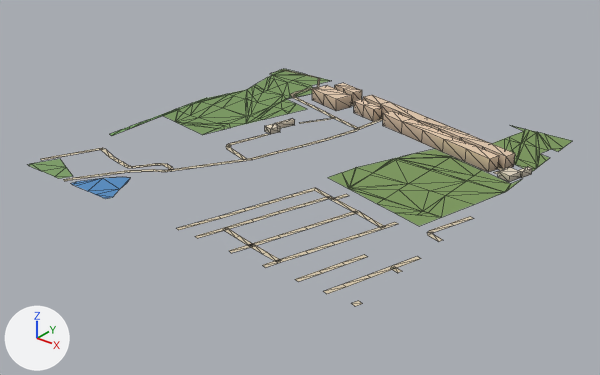
One commit to the glTF model public/assets/bengaluru-region-v1/tiles/t31_-20-l0.glb: the scene before it, then after it.
Camera for both pictures: a 50 mm camera at (16357.0, -10527.0, 428.0) aimed at (15756.0, -9775.0, -38.0). Arrows for +X, +Y and +Z are at lower left; the lights stay in place. The older version comes first. Mesh edges are drawn as thin lines. Vertices at exactly the same position are counted once.

The scene before the commit, as lines of its bpy script (objects in view):
```python
me_building = bpy.data.meshes.new('building')
me_building.from_pydata(...)  # 124 vertices, 159 faces; spans x 130.0..502.0, y 267.0..462.0, z 0.0..18.0
me_building.materials.append(mat_building)
me_ground = bpy.data.meshes.new('ground')
me_ground.from_pydata(...)  # 518 vertices, 566 faces; spans x -3.0..503.0, y -1.0..500.0, z 1.0
me_ground.materials.append(mat_ground)
# before: 416 (70.0, 1.0, 1.0) at pixel (63, 179), 417 (76.0, -1.0, 1.0) at pixel (64, 181), 442 (-3.0, 21.0, 1.0) at pixel (40, 158), 443 (3.0, 19.0, 1.0) at pixel (41, 160), 444 (13.0, 55.0, 1.0) at pixel (69, 153)
# before: 445 (18.0, 53.0, 1.0) at pixel (70, 155)
# before: 482 (156.0, 204.0, 1.0) at pixel (231, 145), 483 (150.0, 206.0, 1.0) at pixel (228, 143)
me_water = bpy.data.meshes.new('water')
me_water.from_pydata(...)  # 14 vertices, 12 faces; spans x 85.2..153.0, y 0.0..55.9, z 0.5
me_water.materials.append(mat_water)
ob_building = bpy.data.objects.new('building', me_building)
ob_building.location = (15500.0, -10000.0, 0.0)
ob_ground = bpy.data.objects.new('ground', me_ground)
ob_ground.location = (15500.0, -10000.0, 0.0)
ob_water = bpy.data.objects.new('water', me_water)
ob_water.location = (15500.0, -10000.0, 0.0)
```
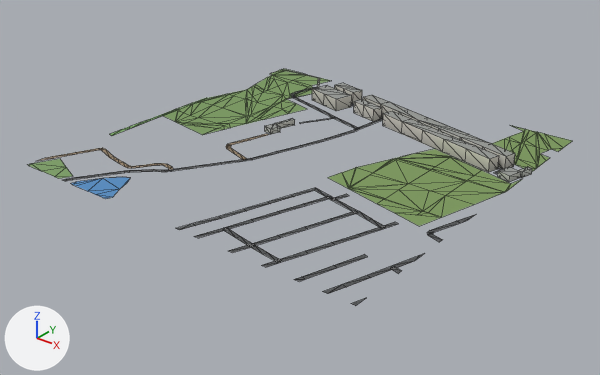
What differs and where, as boxes [x1, y1, x2, y2] in the pictures (600 x 375 px; the box of a moved part takes in the faces that stretch with it):
part 1 of me_building, recoloured (beige to light grey)
    both: [265, 83, 532, 180]
part 2 of me_ground, rebuilt
    before: [351, 301, 362, 306]
    after: [351, 298, 365, 306]
part 3 of me_ground, moved or reshaped
    before: [177, 216, 473, 294]
    after: [176, 214, 476, 294]
part 4 of me_ground, reshaped
    before: [41, 148, 99, 181]
    after: [38, 148, 99, 181]
part 5 of me_ground, moved or reshaped
    both: [227, 139, 249, 146]
part 6 of me_ground, recoloured
    both: [63, 77, 503, 289]

The change, as a list of edits to the scene's bpy script:
```text
Change me_building:
    used by ob_building; location = (15500.0, -10000.0, 0.0)
    remove me_building.from_pydata(...)  # 124 vertices, 159 faces; spans x 130.0..502.0, y 267.0..462.0, z 0.0..18.0
    add me_building.from_pydata(...)  # 124 vertices, 194 faces; spans x 130.0..502.0, y 267.0..462.0, z 0.0..18.0
    me_building part 1: 159 kept faces spanning x 130.0..502.0, y 267.0..462.0, z 0.0..18.0 get new vertex colours; the middle colour goes from beige #cdb69e to light grey #c0bdb4
    edits to the shape of me_building do not show in these pictures
Change me_ground:
    used by ob_ground; location = (15500.0, -10000.0, 0.0)
    verts and faces of me_ground; kept vertices keep their numbers, new ones are numbered from 518
    remove me_ground.from_pydata(...)  # 518 vertices, 566 faces; spans x -3.0..503.0, y -1.0..500.0, z 1.0
    add me_ground.from_pydata(...)  # 521 vertices, 569 faces; spans x 0.0..500.0, y 0.0..500.0, z 1.0
    me_ground part 2: the loose piece of 4 vertices spanning x 495.0..503.0, y -1.0..9.0, z 1.0 is rebuilt with 3 vertices and now spans x 494.0..500.0, y 0.0..18.0, z 1.0
    me_ground part 3
    16 vertices are removed from x 265.0..503.0, y -1.0..222.0, z 1.0
    16 faces are deleted
    3 vertices in x 293.0..428.0, y 1.0, z 1.0 move by (0.0, -1.0, 0.0)
    3 vertices in x 299.0..434.0, y -1.0, z 1.0 move by (0.0, 1.0, 0.0)
    8 vertices move from x 387.0..499.0, y -1.0..72.0, z 1.0 to x 386.0..500.0, y 0.0..78.0, z 1.0
    18 vertices are added at x 265.0..500.0, y 0.0..230.0, z 1.0
    18 new faces join them
    me_ground part 4
    add delete_vertices([442, 443])  # with the faces that use them
    add verts[416] = (70.0, 0.0, 1.0)  # moved, pixel (61, 179)
    add verts[417] = (76.0, 0.0, 1.0)  # moved, pixel (65, 181)
    add verts[445] = (21.0, 60.0, 1.0)  # moved, pixel (77, 153)
    add verts[444] = (16.0, 62.0, 1.0)  # moved, pixel (75, 152)
    add verts[538] = (0.0, 27.0, 1.0)  # pixel (45, 157)
    add verts[539] = (0.0, 13.0, 1.0)  # pixel (35, 161)
    add verts[540] = (9.0, 33.0, 1.0)  # pixel (53, 158)
    add verts[541] = (4.0, 36.0, 1.0)  # pixel (52, 156)
    add faces += [(538, 539, 540), (538, 540, 541), (445, 541, 540), (444, 541, 445)]
    me_ground part 5
    add verts[483] = (150.0, 205.0, 1.0)  # moved, pixel (227, 143)
    add verts[482] = (156.0, 205.0, 1.0)  # moved, pixel (231, 145)
    me_ground part 6: 218 kept faces spanning x 16.0..500.0, y 0.0..498.0, z 1.0 get new vertex colours; the middle colour goes from beige #d7c9ae to dark grey #535556
    other edits to the shape of me_ground do not show in these pictures
```
